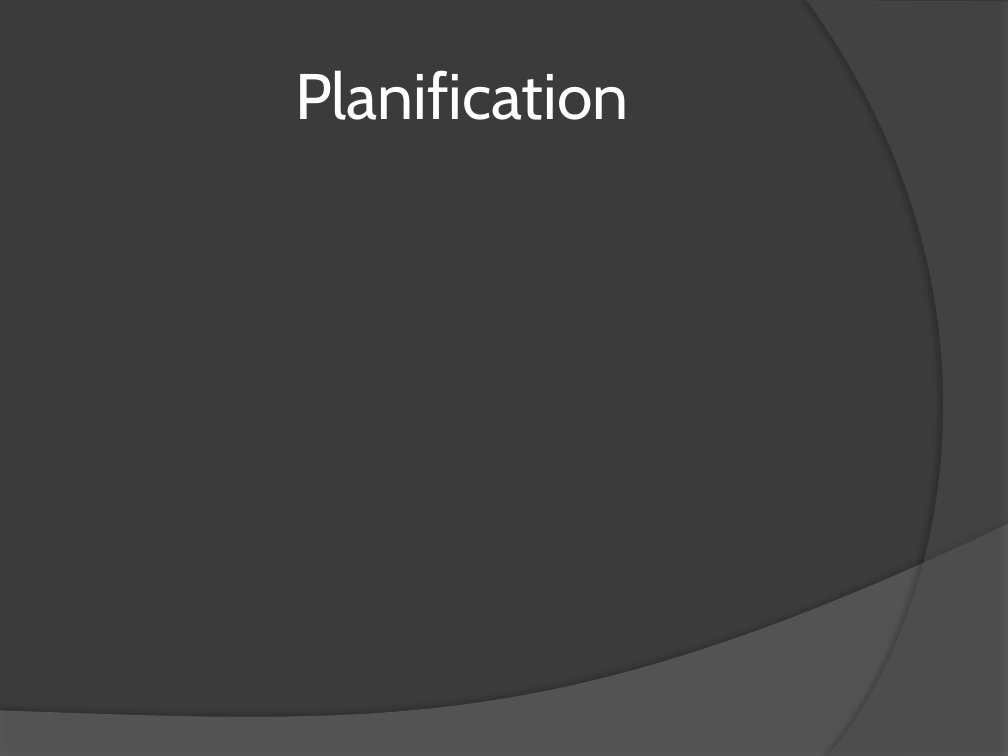
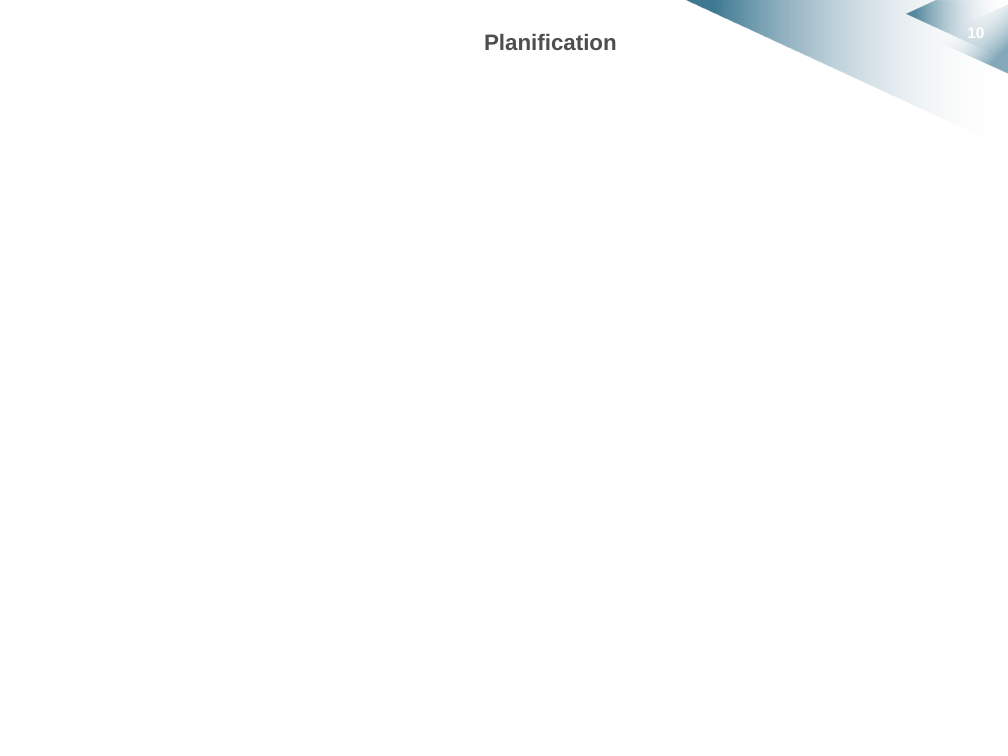
Before and after one commit to HKervadec/korrigolo, a slide deck: slide 10 of soutenances/planification/soutenance_planification.pptx (slide 5 before the commit). Drawn at 1008x756 pixels with LibreOffice and Linux fonts; fonts in the diff are those of the drawing; background and template pictures are left out. Boxes give left, top, right and bottom in pixels: in the first picture for what was removed or moved away, otherwise in the second. Text is boxed around its words. In the diff, an @@ line names an element or a change of style, - is before the commit and + after.

Commit message:
planif bonne amorce

```diff
--- a/soutenances/planification/soutenance_planification.pptx
+++ b/soutenances/planification/soutenance_planification.pptx
@@ background #3B3B3B to #FFFFFF @@
@@ title "Planification" moved from (x1=295, y1=70, x2=628, y2=120) to (x1=484, y1=34, x2=617, y2=50) @@
@@ title "Planification" at (x1=484, y1=34, x2=617, y2=50): size 46 to 16 pt, font Cabin to Arial, text colour #FFFFFF to #4F4D50, bold on @@
@@ freeform shape added at (x1=684, y1=0, x2=1008, y2=148), fill gradient #FFFFFF to #004D6F @@
@@ freeform shape removed at (x1=806, y1=0, x2=1008, y2=756) @@
@@ freeform shape added at (x1=907, y1=1, x2=1007, y2=60), fill gradient #FFFFFF to #004D6F @@
@@ triangle added at (x1=933, y1=5, x2=1008, y2=73), fill gradient #FFFFFF to #004D6F @@
@@ page number added at (x1=967, y1=24, x2=984, y2=41), 11 pt, text #FFFFFF, bold @@
+10
@@ freeform shape removed at (x1=0, y1=524, x2=1008, y2=756) @@
```
Also in this commit, not shown: 1 other slide changed, 8 slides added, 3 slides removed, 5 other files.
